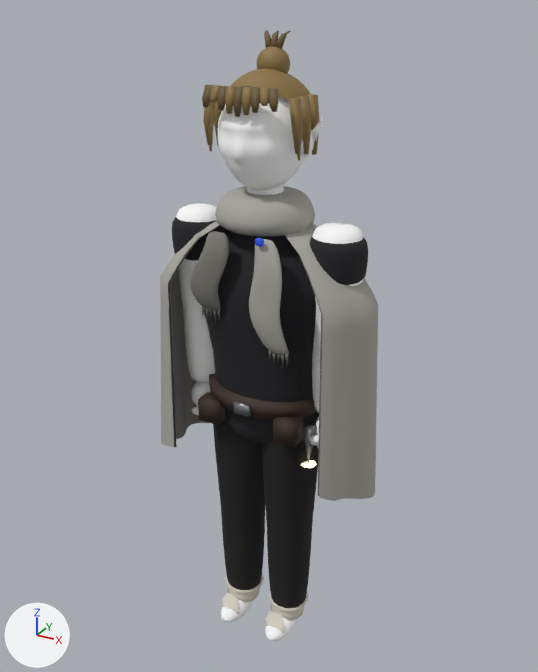
The glTF model public/models/dante.glb: old version first, new version second.
Rendered twice from a 50 mm camera at (1.12, -2.02, 2.23) aimed at (-0.02, 0.05, 1.19). The lights are fixed; the arrows at lower left show +X, +Y and +Z. The older version comes first. Vertices at exactly the same position are counted once.

The older version as bpy lines, for what is in view:
```python
me_part_mat_cloth_shawl_dante = bpy.data.meshes.new('part_MAT_CLOTH_shawl_dante')
me_part_mat_cloth_shawl_dante.from_pydata(...)  # 1861 vertices, 3568 faces; spans x -0.4..0.422, y -0.198..0.288, z 0.714..1.708
me_part_mat_cloth_shawl_dante.materials.append(mat_mat_cloth_shawl_dante)  # grey #aba8a2
me_part_mat_cloth_shawl_shadow = bpy.data.meshes.new('part_MAT_CLOTH_shawl_shadow')
me_part_mat_cloth_shawl_shadow.from_pydata(...)  # 1487 vertices, 2784 faces; spans x -0.39..0.411, y -0.193..0.281, z 0.714..1.612
me_part_mat_cloth_shawl_shadow.materials.append(mat_mat_cloth_shawl_shadow)  # grey #7d7b75
me_part_mat_skin_skin_dante = bpy.data.meshes.new('part_MAT_SKIN_skin_dante')
me_part_mat_skin_skin_dante.from_pydata(...)  # 5640 vertices, 11176 faces; spans x -0.34..0.34, y -0.16..0.09, z 0.01..1.94
me_part_mat_skin_skin_dante.materials.append(mat_mat_skin_skin_dante)  # white #ffffff
ob_part_mat_cloth_shawl_dante = bpy.data.objects.new('part_MAT_CLOTH_shawl_dante', me_part_mat_cloth_shawl_dante)
ob_part_mat_cloth_shawl_dante.location = (0.0, 0.0, 0.0)
ob_part_mat_cloth_shawl_shadow = bpy.data.objects.new('part_MAT_CLOTH_shawl_shadow', me_part_mat_cloth_shawl_shadow)
ob_part_mat_cloth_shawl_shadow.location = (0.0, 0.0, 0.0)
ob_part_mat_skin_skin_dante = bpy.data.objects.new('part_MAT_SKIN_skin_dante', me_part_mat_skin_skin_dante)
ob_part_mat_skin_skin_dante.location = (0.0, 0.0, 0.0)
# also in view: 'part_MAT_LEATHER_belt_dante' at (0.0, 0.0, 1.48); 'part_MAT_CLOTH_wraps_dante' at (0.0, -0.03, 0.08); 'part_MAT_HAIR_hair_dante' at (0.0, 0.0, 1.97); 'head' at (0.0, -0.01, 1.88); 'part_MAT_CLOTH_pants_dante' at (0.0, 0.0, 0.53)
```
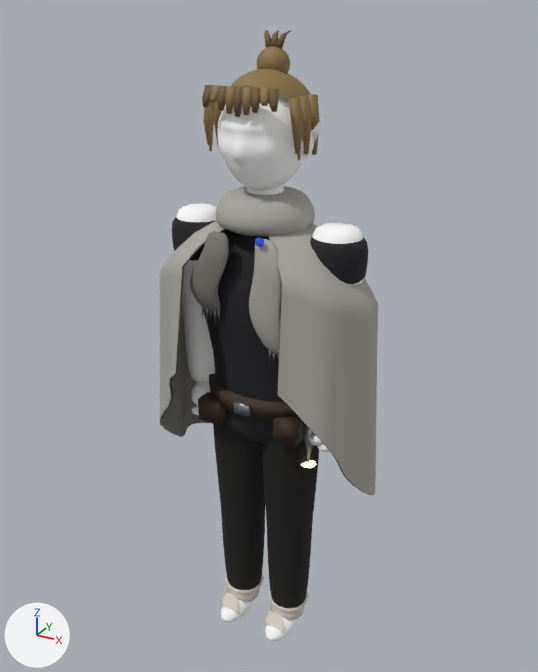
Pixel boxes [x1, y1, x2, y2] of what changed, in the pictures (538 x 672 px; the box of a moved part takes in the faces that stretch with it):
'part_MAT_CLOTH_shawl_dante', reshaped: before [160, 186, 378, 501]; after [160, 186, 378, 496]
'part_MAT_CLOTH_shawl_shadow', reshaped: before [168, 225, 323, 496]; after [162, 229, 369, 495]
part 1 of me_part_mat_cloth_shawl_dante, moved or reshaped: before [160, 221, 375, 501]; after [160, 221, 375, 496]

What changed in the scene script:
```text
Change me_part_mat_cloth_shawl_dante:
    used by ob_part_mat_cloth_shawl_dante; location = (0.0, 0.0, 0.0)
    remove me_part_mat_cloth_shawl_dante.from_pydata(...)  # 1861 vertices, 3568 faces; spans x -0.4..0.422, y -0.198..0.288, z 0.714..1.708
    add me_part_mat_cloth_shawl_dante.from_pydata(...)  # 1861 vertices, 3568 faces; spans x -0.399..0.419, y -0.259..0.287, z 0.714..1.708
    me_part_mat_cloth_shawl_dante part 1: 952 of 1861 vertices moved; they spanned x -0.4..0.422, y -0.198..0.288, z 0.714..1.612 and now span x -0.399..0.419, y -0.259..0.287, z 0.714..1.612; mean shift (0.0, -0.035, 0.04); largest move (0.305, -0.198, 0.79) -> (0.171, -0.232, 1.143)
Change me_part_mat_cloth_shawl_shadow:
    used by ob_part_mat_cloth_shawl_shadow; location = (0.0, 0.0, 0.0)
    remove me_part_mat_cloth_shawl_shadow.from_pydata(...)  # 1487 vertices, 2784 faces; spans x -0.39..0.411, y -0.193..0.281, z 0.714..1.612
    add me_part_mat_cloth_shawl_shadow.from_pydata(...)  # 1487 vertices, 2784 faces; spans x -0.389..0.409, y -0.252..0.279, z 0.714..1.612
    me_part_mat_cloth_shawl_shadow part 2: 952 of 1487 vertices moved; they spanned x -0.39..0.411, y -0.193..0.281, z 0.714..1.612 and now span x -0.389..0.409, y -0.252..0.279, z 0.714..1.612; mean shift (0.0, -0.034, 0.04); largest move (0.298, -0.193, 0.79) -> (0.167, -0.226, 1.143)
```
